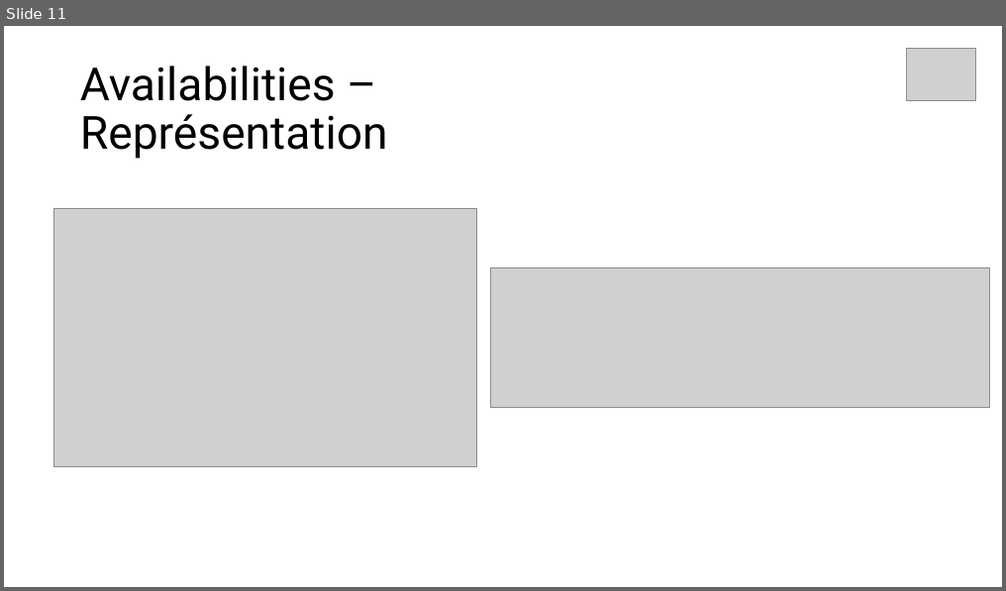
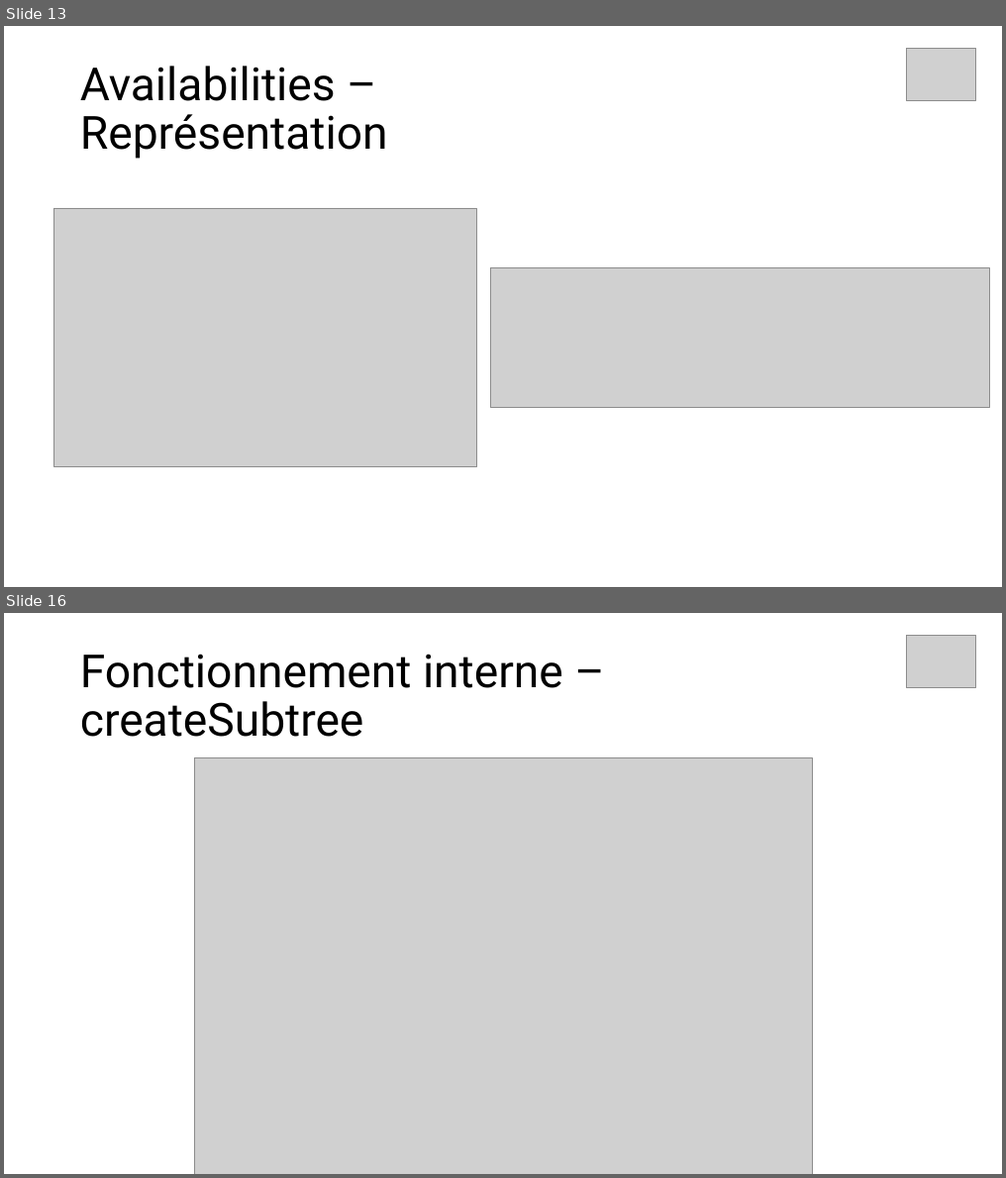
Before and after one commit to IEscher/incubator-baremaps-TB-ian, a slide deck: presentation/Presentation.pptx. Shown one above the other, each under a label of ours: slide 11 before the commit, slides 13 and 16 after it; the slides between them are not shown. The pictures are 1006x591 and 1006x1178 pixels, drawn with LibreOffice and Linux fonts; fonts in the diff are those of the drawing; grey boxes stand for pictures. Boxes give left, top, right and bottom in pixels: in the first picture for what was removed or moved away, otherwise in the second. Text is boxed around its words. In the diff, an @@ line names an element or a change of style, - is before the commit and + after.

```diff
--- a/presentation/Presentation.pptx
+++ b/presentation/Presentation.pptx
@@ slide 16 added at (4,613,1002,1174), background #FFFFFF @@
@@ picture added at (906,636,976,688) @@
@@ title added at (80,654,563,737), 44 pt, text #000000 @@
+Fonctionnement interne –
+createSubtree
@@ picture added at (194,759,812,1174) @@
@@ what was slide 11 is now slide 13 @@
```
Also in this commit, not shown: 12 slides changed, 8 other slides added, 1 other file.
